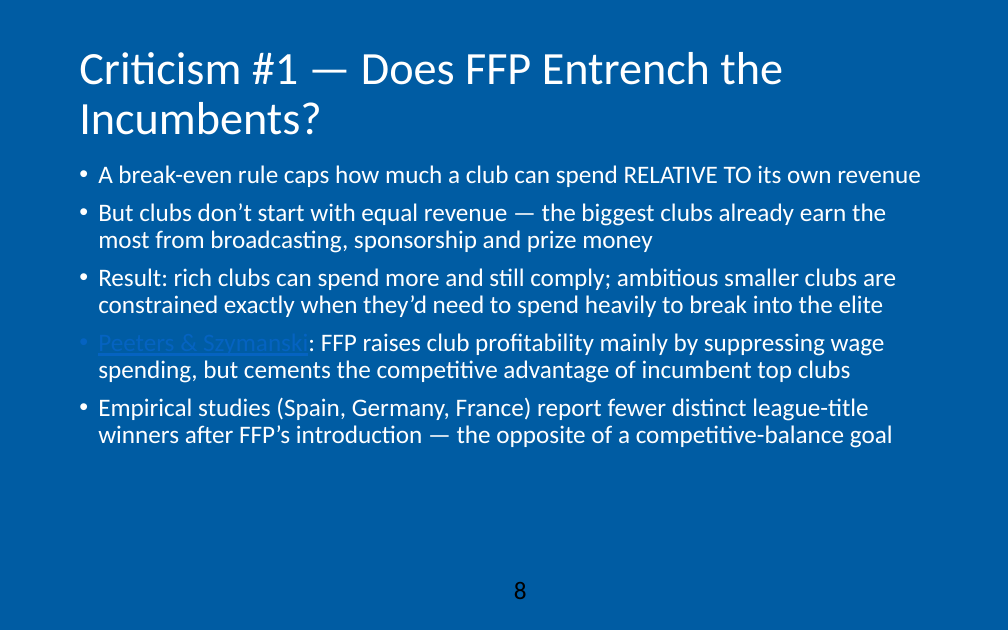
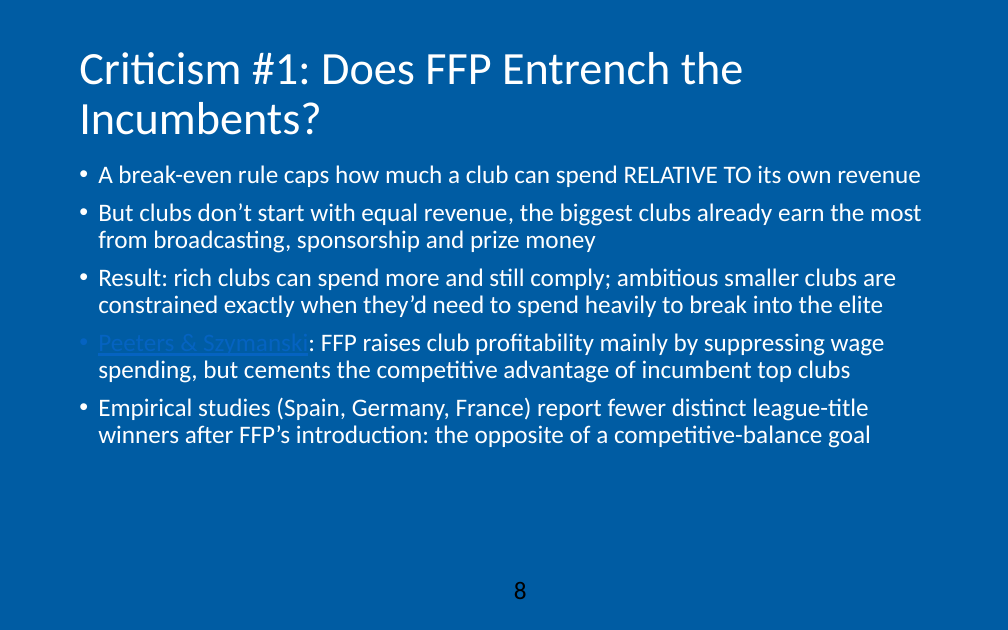
Before and after one commit to AEGDDI/idr305, a slide deck: slide 8 of lectures/L11.pptx. Drawn at 1008x630 pixels with LibreOffice and Linux fonts; fonts in the diff are those of the drawing; background and template pictures are left out. Boxes give left, top, right and bottom in pixels: in the first picture for what was removed or moved away, otherwise in the second. Text is boxed around its words. In the diff, an @@ line names an element or a change of style, - is before the commit and + after.

```diff
--- a/lectures/L11.pptx
+++ b/lectures/L11.pptx
@@ title at bbox=[79, 52, 744, 135]: text changed @@
-Criticism #1 — Does FFP Entrench the Incumbents?
+Criticism #1: Does FFP Entrench the Incumbents?
@@ text at bbox=[98, 203, 921, 253]: text changed @@
-• But clubs don’t start with equal revenue — the biggest clubs already earn the most from broadcasting, sponsorship and prize money
+• But clubs don’t start with equal revenue, the biggest clubs already earn the most from broadcasting, sponsorship and prize money
@@ text at bbox=[98, 397, 871, 448]: text changed @@
-• Empirical studies (Spain, Germany, France) report fewer distinct league-title winners after FFP’s introduction — the opposite of a competitive-balance goal
+• Empirical studies (Spain, Germany, France) report fewer distinct league-title winners after FFP’s introduction: the opposite of a competitive-balance goal
```
Also in this commit, not shown: 11 other slides changed, 2 other files.
